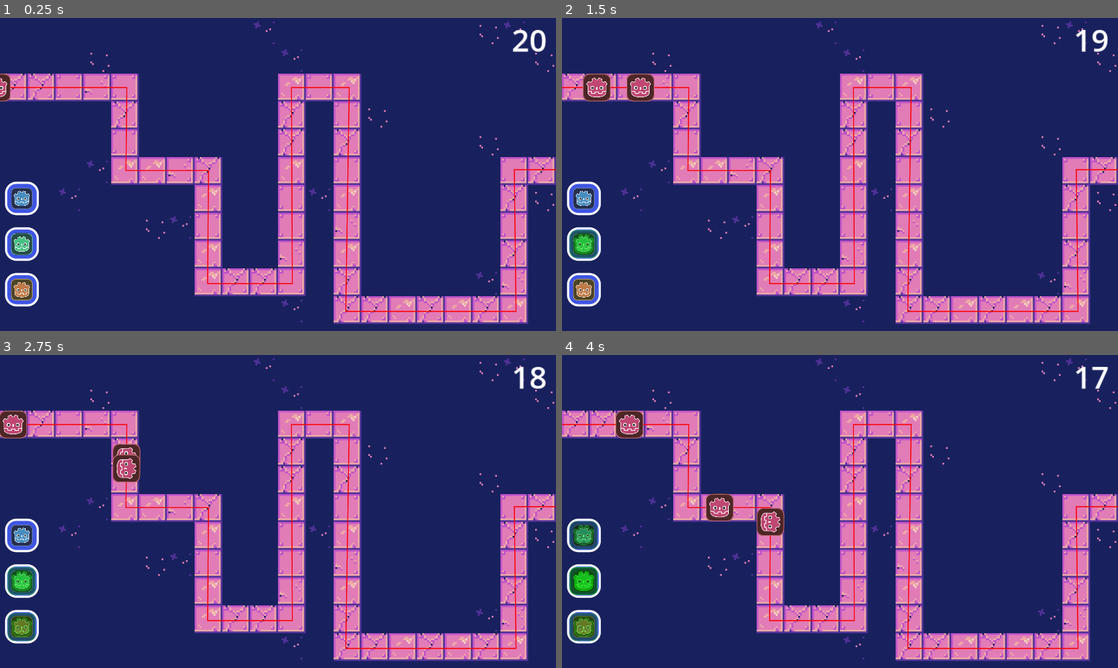
Above: before the commit, frames 1-4 (two rows, left to right).
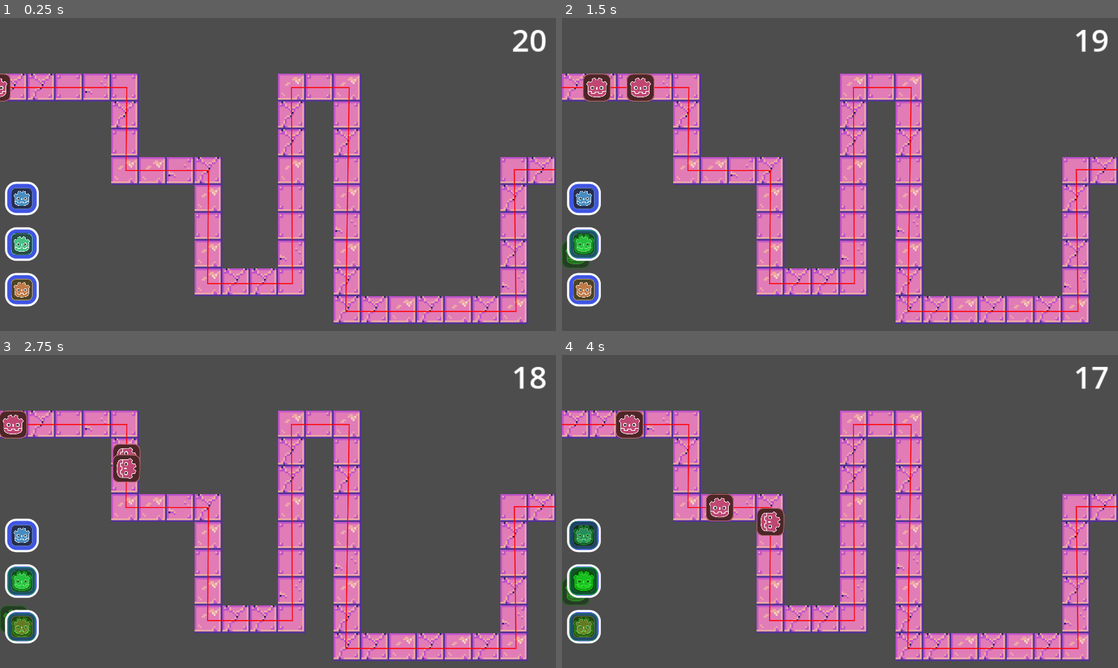
Above: after the commit, the same moments.

Repository: Galitie/20-sec-game-jam
Game: Godot game, scene res://Prototype/main.tscn
Two runs of this game, one before a commit and one after it. Both use one fixed random seed, a clock stepped at 60 frames per second and the inputs below.
Inputs (mouse positions are in pixels of both pictures, inside the frame that each line leads up to):
- Up to frame 1 (0.25 s): no input
- Up to frame 2 (1.5 s): click (584, 199) at 0.5 s; click (584, 243) at 1.25 s
- Up to frame 3 (2.75 s): click (22, 627) at 2 s
- Up to frame 4 (4 s): click (584, 536) at 2.75 s; click (584, 580) at 3.5 s

The runs differ from the first frame. In frame 1, 77% of the frame differs, in the area x 0-100%, y 0-100%; in frame 2, 77%; in frame 3, 77%; in frame 4, 77%.

Commit message:
build on grid, can't build on path

Diff:
--- a/Prototype/main.gd
+++ b/Prototype/main.gd
@@ -28,9 +28,9 @@
 var build_mode = false
 var build_location
 var build_type
+var build_valid
 
 
-# Called when the node enters the scene tree for the first time.
 func _ready():
 	for i in get_tree().get_nodes_in_group("build_buttons"):
 		i.pressed.connect(initiate_build_mode.bind(i.name))
@@ -58,19 +58,29 @@
 
 func update_tower_preview():
 	var mouse_position = get_global_mouse_position()
-	get_node("CanvasLayer").update_tower_preview(mouse_position, "#14FF0084")
-	build_location = mouse_position
+	var current_tile = get_node("TowerExclusion").local_to_map(mouse_position)
+	var tile_position = get_node("TowerExclusion").map_to_local(current_tile)
+
+	if get_node("TowerExclusion").get_cell_source_id(0, current_tile) == -1:
+		get_node("CanvasLayer").update_tower_preview(tile_position, "#14FF0084")
+		build_valid = true
+		build_location = tile_position
+	else:
+		get_node("CanvasLayer").update_tower_preview(tile_position, "#FF150044")
+		build_valid = false
 
 
 func cancel_build_mode():
 	build_mode = false
+	build_valid = false
 	get_node("CanvasLayer/TowerPreview").queue_free()
 
 
 func verify_and_build():
-	var new_tower = load("res://Scenes/Towers/" + build_type + ".tscn").instantiate()
-	new_tower.global_position = get_global_mouse_position()
-	get_node("TowerContainer").add_child(new_tower, true)
+	if build_valid:
+		var new_tower = load("res://Scenes/Towers/" + build_type + ".tscn").instantiate()
+		new_tower.global_position = build_location
+		get_node("TowerContainer").add_child(new_tower, true)
 
 
 func start_enemy_wave():
--- a/Prototype/main.tscn
+++ b/Prototype/main.tscn
@@ -131,6 +131,7 @@
 [node name="TowerContainer" type="Node2D" parent="."]
 
 [node name="Map" type="TileMap" parent="."]
+visible = false
 y_sort_enabled = true
 tile_set = SubResource("TileSet_aa16g")
 format = 2
